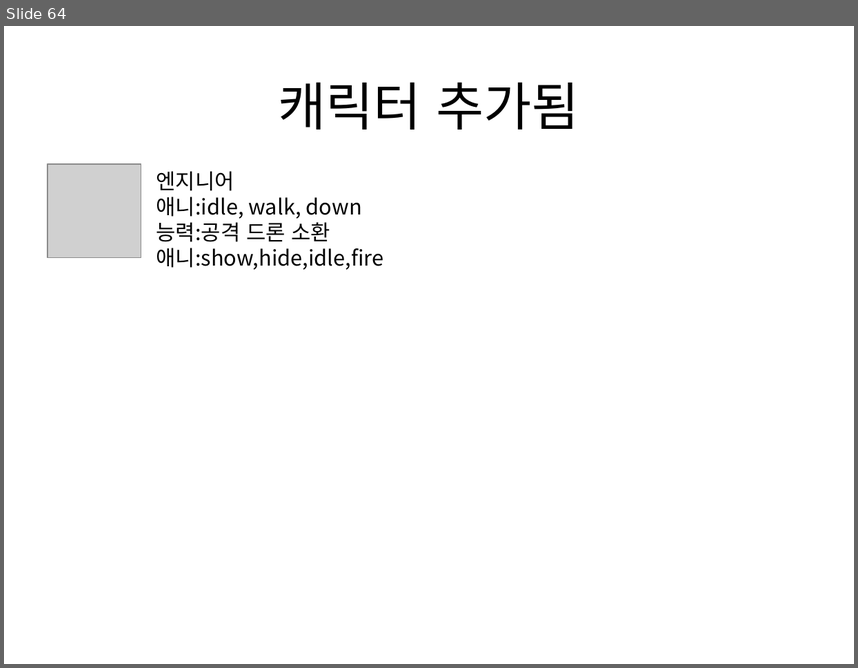
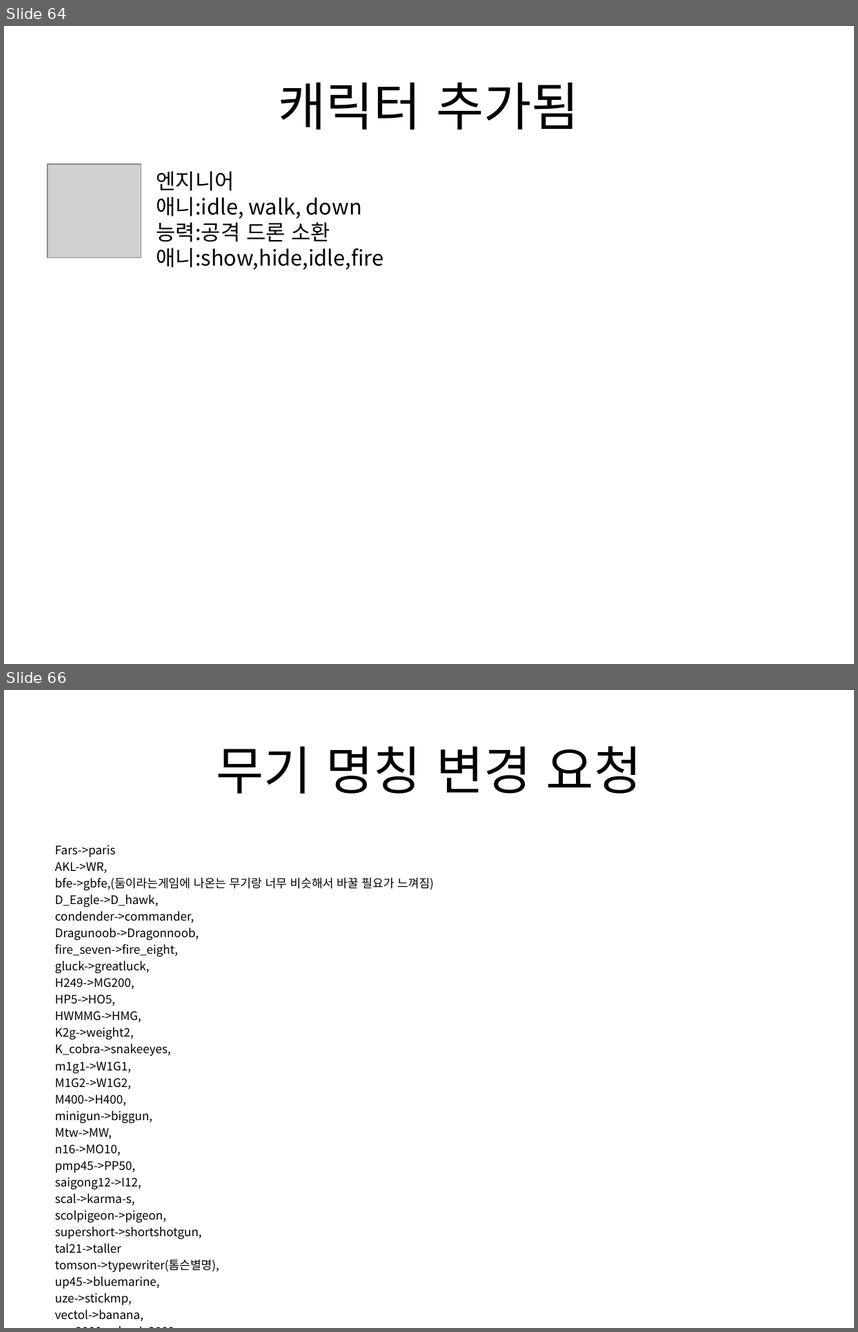
Before and after one commit to gkdlgndpdu/EscapeJail, a slide deck: EscapeJail/Assets/기획/스테이지1기획.pptx. Shown one above the other, each under a label of ours: slide 64 before the commit, slides 64 and 66 after it; the slides between them are not shown. The pictures are 858x668 and 858x1332 pixels, drawn with LibreOffice and Linux fonts; fonts in the diff are those of the drawing; grey boxes stand for pictures. Boxes give left, top, right and bottom in pixels: in the first picture for what was removed or moved away, otherwise in the second. Text is boxed around its words. In the diff, an @@ line names an element or a change of style, - is before the commit and + after.

Commit message:
무기 명칭 수정해야 될만한거 ppt에 적었어요.

```diff
--- a/EscapeJail/Assets/기획/스테이지1기획.pptx
+++ b/EscapeJail/Assets/기획/스테이지1기획.pptx
@@ slide 66 added at (4,690,854,1328), background #FFFFFF @@
@@ title added at (216,746,642,793), 44 pt, text #000000 @@
+무기 명칭 변경 요청
@@ text added at (55,845,434,1321), 10 pt, text #000000 @@
+Fars->paris
+AKL->WR,
+bfe->gbfe,(둠이라는게임에 나온는 무기랑 너무 비슷해서 바꿀 필요가 느껴짐)
+D_Eagle->D_hawk,
+condender->commander,
+Dragunoob->Dragonnoob,
+fire_seven->fire_eight,
+gluck->greatluck,
+H249->MG200,
+HP5->HO5,
+HWMMG->HMG,
+K2g->weight2,
+K_cobra->snakeeyes,
+m1g1->W1G1,
+M1G2->W1G2,
+M400->H400,
+minigun->biggun,
+Mtw->MW,
+n16->MO10,
+pmp45->PP50,
+saigong12->I12,
+scal->karma-s,
+scolpigeon->pigeon,
+supershort->shortshotgun,
+tal21->taller
+tomson->typewriter(톰슨별명),
+up45->bluemarine,
+uze->stickmp,
+vectol->banana,
+war2000->classic2000
```
Also in this commit, not shown: 1 other slide added, 2 other files.
